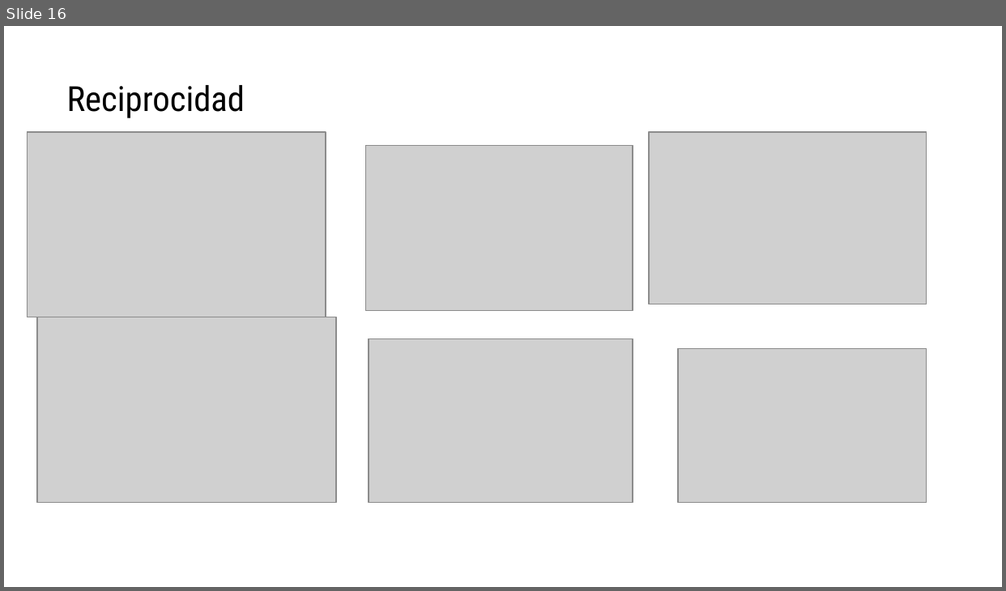
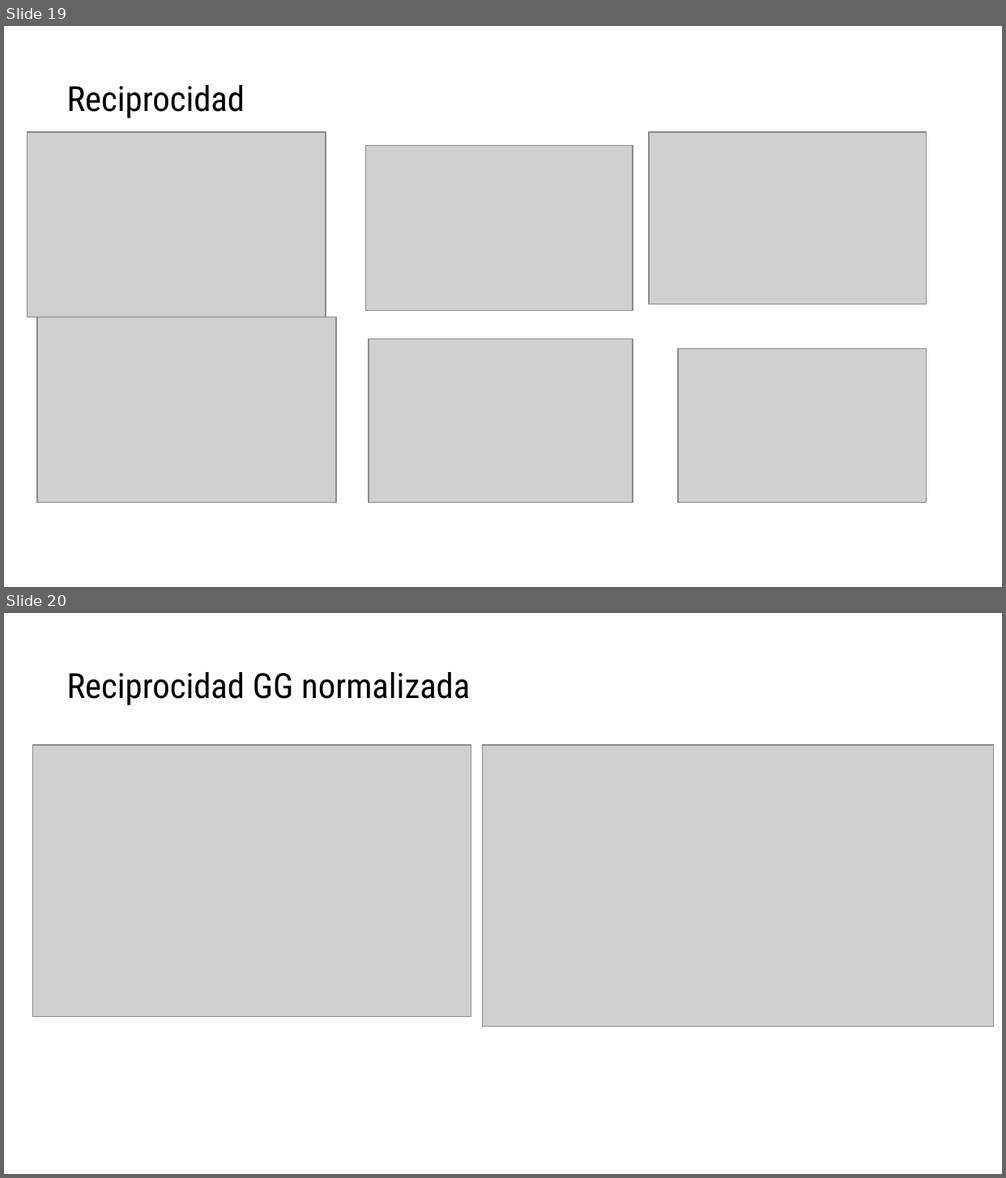
Before and after one commit to anacanoherranz/TFM, a slide deck: resumen TFM.pptx. Shown one above the other, each under a label of ours: slide 16 before the commit, slides 19 and 20 after it. The pictures are 1006x591 and 1006x1178 pixels, drawn with LibreOffice and Linux fonts; fonts in the diff are those of the drawing; grey boxes stand for pictures. Boxes give left, top, right and bottom in pixels: in the first picture for what was removed or moved away, otherwise in the second. Text is boxed around its words. In the diff, an @@ line names an element or a change of style, - is before the commit and + after.

```diff
--- a/resumen TFM.pptx
+++ b/resumen TFM.pptx
@@ slide 20 added at (x1=4, y1=613, x2=1002, y2=1174), background #FFFFFF @@
@@ title added at (x1=67, y1=672, x2=470, y2=705), 25 pt, text #000000 @@
+Reciprocidad GG normalizada
@@ picture added at (x1=33, y1=745, x2=472, y2=1017) @@
@@ picture added at (x1=482, y1=745, x2=993, y2=1026) @@
@@ what was slide 16 is now slide 19 @@
```
Also in this commit, not shown: 2 slides changed, 6 other slides added, 7 other files.
